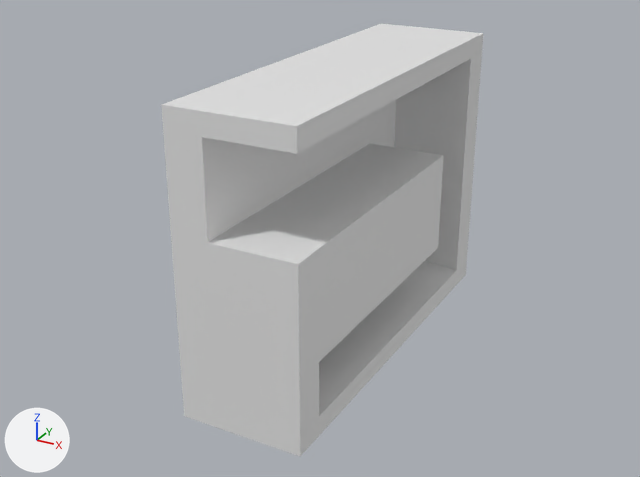
The Blender file cad_drawings/locking_mechanism.blend, before and after one commit.
Both versions are drawn from a 50 mm lens placed at (19.5, -45.8, 26.5), pointed at (-4.5, -2.2, 4.7). Lighting does not change. The marker at lower left points along +X, +Y and +Z. The older version comes first.
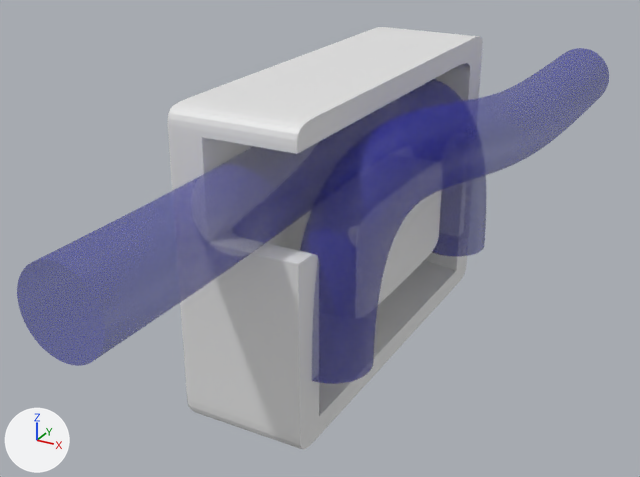
Commit message: Another cutout and edge creases.

Pixel boxes (x1, y1, x2, y2) of what changed, in the pictures (640 x 477 px; the box of a moved part takes in the faces that stretch with it):
'Cube.001', reshaped, modifiers changed
    before: (161, 24, 483, 456)
    after: (168, 27, 483, 450)
'NurbsPath.001', shown
    after: (17, 79, 486, 366)
'NurbsPath', shown
    after: (300, 48, 609, 384)
part 1 of me_cube_002, moved or reshaped (mostly hidden afterwards)
    before: (231, 59, 471, 362)
    after: (266, 63, 470, 264)

What changed in the scene script:
```text
Change mat_material_001:
    mat_material_001.alpha: 1.0 -> 0.48
Change me_cube_002:
    used by ob_cube_001; location = (0.0, 0.0, 2.0); scale = (7.61, -12.5, 5.0)
    remove me_cube_002.from_pydata(...)  # 643 vertices, 634 faces; spans x -1.0..0.0, y -1.0..1.0, z -1.0..2.62
    add me_cube_002.from_pydata(...)  # 667 vertices, 658 faces; spans x -1.0..0.0, y -1.0..1.0, z -1.0..2.62
    me_cube_002 part 1
    26 vertices are removed from x 0.0, y -0.83..1.0, z 0.16..2.36
    67 faces are deleted
    24 vertices are added at x -0.69..-0.27, y 0.5..0.84, z 0.1..1.03
    8 new vertices lie (-0.14, 0.0, -0.01) away from vertices in x 0.0, y 0.5..0.84, z 0.16..0.82
    6 new vertices lie (0.0, 0.0, 0.23) away from vertices in x -0.68..-0.14, y 0.5..0.84, z -0.14..0.81
    6 new vertices lie (-0.14, 0.0, -0.01) away from vertices in x -0.55..-0.14, y 0.5..0.84, z 0.59..1.03
    6 new vertices lie (0.0, 0.0, -0.23) away from vertices in x -0.69..-0.41, y 0.5..0.84, z 0.79..0.8
    91 new faces join them
Change ob_cube_001:
    add _m = ob_cube_001.modifiers.new('Subdivision', 'SUBSURF')
Change ob_nurbspath:
    remove ob_nurbspath.hide_set(True)
Change ob_nurbspath_001:
    remove ob_nurbspath_001.hide_set(True)
```
